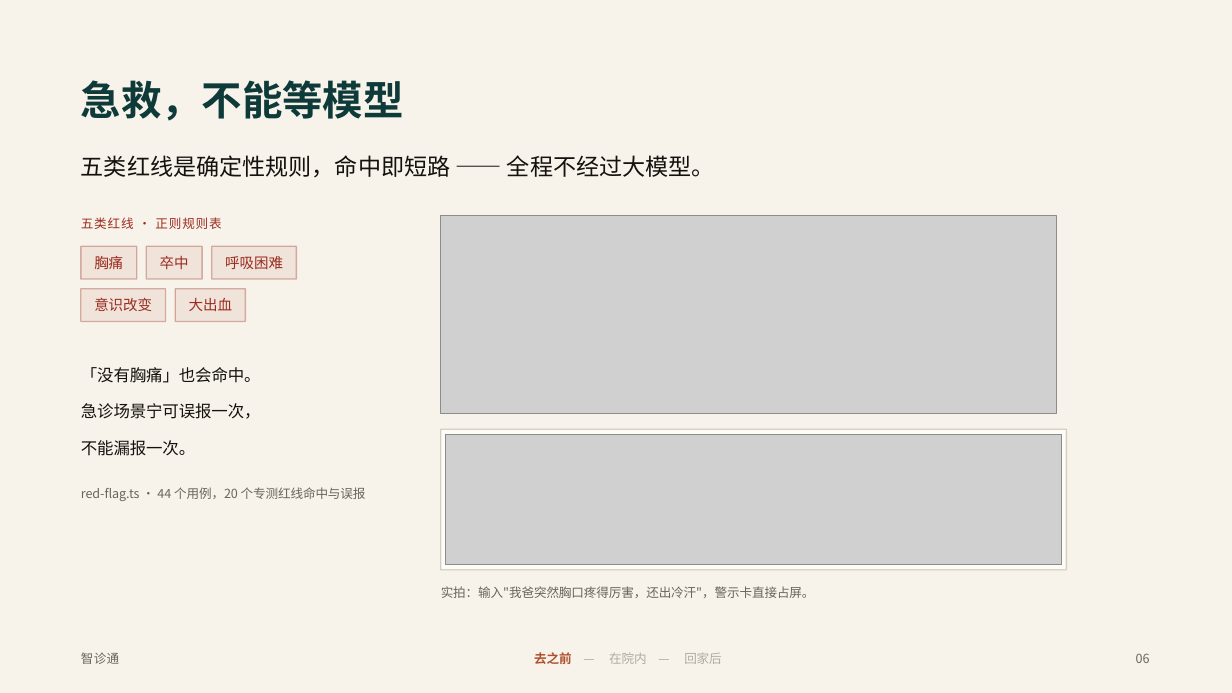
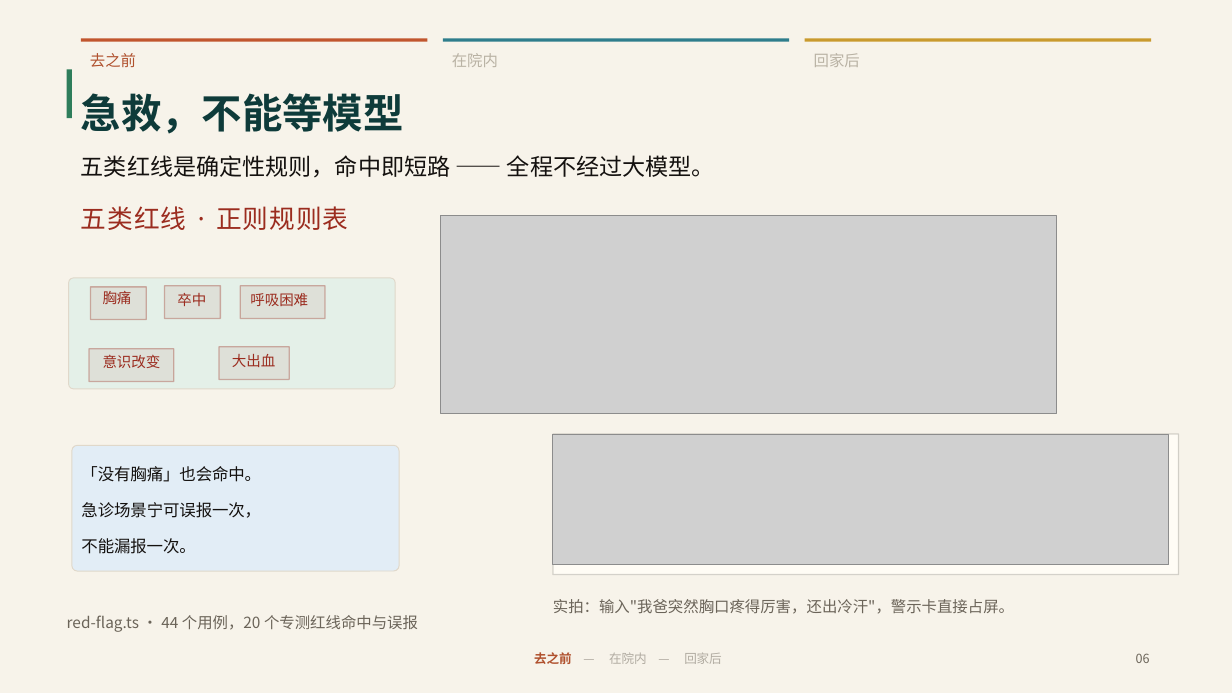
Before and after one commit to dessert28/zhidao, a slide deck: slide 6 of ppt/智诊通答辩/智诊通答辩.pptx. Drawn at 1232x693 pixels with LibreOffice and Linux fonts; fonts in the diff are those of the drawing; grey boxes stand for pictures. Boxes give left, top, right and bottom in pixels: in the first picture for what was removed or moved away, otherwise in the second. Text is boxed around its words. In the diff, an @@ line names an element or a change of style, - is before the commit and + after.

```diff
--- a/ppt/智诊通答辩/智诊通答辩.pptx
+++ b/ppt/智诊通答辩/智诊通答辩.pptx
@@ rectangle added at box(81, 39, 428, 42), fill #C1552E @@
@@ text added at box(90, 53, 136, 67), 12 pt, text #B0512E @@
+去之前
@@ rectangle added at box(443, 39, 789, 42), fill #2E7D8C @@
@@ text added at box(452, 53, 498, 67), 12 pt, text #B9B2A4 @@
+在院内
@@ rectangle added at box(805, 39, 1152, 42), fill #C99A2E @@
@@ text added at box(814, 53, 860, 67), 12 pt, text #B9B2A4 @@
+回家后
@@ rectangle added at box(67, 69, 72, 118), fill #2E7D5B @@
@@ text "急救，不能等模型": place and size @@
-text "急救，不能等模型" at box(81, 80, 404, 121)
+text "急救，不能等模型" at box(81, 93, 404, 134)
@@ text "五类红线 · 正则规则表": place and size @@
-text "五类红线 · 正则规则表" at box(81, 217, 221, 229)
+text "五类红线 · 正则规则表" at box(81, 206, 348, 230)
@@ text "五类红线 · 正则规则表" at box(81, 206, 348, 230): size 9.8 to 20 pt, font Noto Sans CJK SC to Noto Sans CJK JP @@
@@ rounded rectangle added at box(68, 278, 395, 389), fill #E4F0E8, outline #E0D8CA 0.75 pt @@
@@ rectangle: place and size @@
-rectangle at box(81, 288, 166, 321)
+rectangle at box(91, 287, 146, 320)
@@ text "胸痛": place and size @@
-text "胸痛" at box(94, 256, 123, 269)
+text "胸痛" at box(103, 291, 132, 304)
@@ rectangle: place and size @@
-rectangle at box(176, 288, 246, 321)
+rectangle at box(165, 286, 220, 318)
@@ text "卒中": place and size @@
-text "卒中" at box(160, 256, 189, 269)
+text "卒中" at box(177, 293, 206, 306)
@@ rectangle: place and size @@
-rectangle at box(212, 247, 297, 279)
+rectangle at box(240, 286, 325, 318)
@@ text "呼吸困难": place and size @@
-text "呼吸困难" at box(225, 256, 283, 269)
+text "呼吸困难" at box(250, 293, 308, 306)
@@ rectangle: place and size @@
-rectangle at box(81, 247, 137, 279)
+rectangle at box(89, 348, 174, 381)
@@ text "意识改变": place and size @@
-text "意识改变" at box(94, 298, 152, 311)
+text "意识改变" at box(103, 355, 161, 368)
@@ rectangle: place and size @@
-rectangle at box(146, 247, 201, 279)
+rectangle at box(219, 347, 289, 379)
@@ text "大出血": place and size @@
-text "大出血" at box(189, 298, 232, 311)
+text "大出血" at box(232, 354, 275, 367)
@@ rounded rectangle added at box(72, 445, 399, 571), fill #E2EDF6, outline #E0D8CA 0.75 pt @@
@@ text "「没有胸痛」也会命中。": place and size @@
-text "「没有胸痛」也会命中。" at box(81, 367, 261, 456)
+text "「没有胸痛」也会命中。" at box(81, 466, 261, 554)
@@ picture: place and size @@
-picture at box(445, 434, 1062, 566)
+picture at box(553, 434, 1169, 566)
@@ rectangle: place and size @@
-rectangle at box(441, 430, 1067, 570)
+rectangle at box(553, 434, 1178, 575)
@@ text "实拍：输入"我爸突然胸口疼得厉害，还出冷汗"，警示卡直接占屏。": place and size @@
-text "实拍：输入"我爸突然胸口疼得厉害，还出冷汗"，警示卡直接占屏。" at box(441, 586, 815, 598)
+text "实拍：输入"我爸突然胸口疼得厉害，还出冷汗"，警示卡直接占屏。" at box(553, 599, 1014, 614)
@@ text "实拍：输入"我爸突然胸口疼得厉害，还出冷汗"，警示卡直接占屏。" at box(553, 599, 1014, 614): size 9.8 to 12 pt @@
@@ text "red-flag.ts · 44 个用例，20 个专测红线命中与误报" at box(67, 615, 418, 632): size 9.8 to 12 pt @@
@@ text "red-flag.ts · 44 个用例，20 个专测红线命中与误报": place and size @@
-text "red-flag.ts · 44 个用例，20 个专测红线命中与误报" at box(81, 487, 366, 501)
+text "red-flag.ts · 44 个用例，20 个专测红线命中与误报" at box(67, 615, 418, 632)
@@ text removed at box(81, 652, 119, 664) @@
-智诊通
```
Also in this commit, not shown: 14 other slides changed, 3 slides added, 5 other files.
